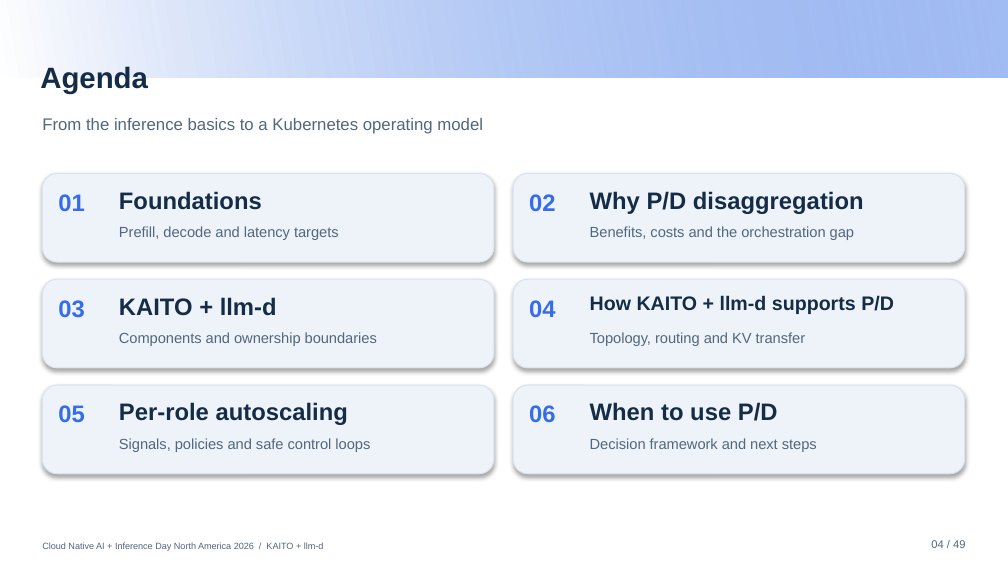
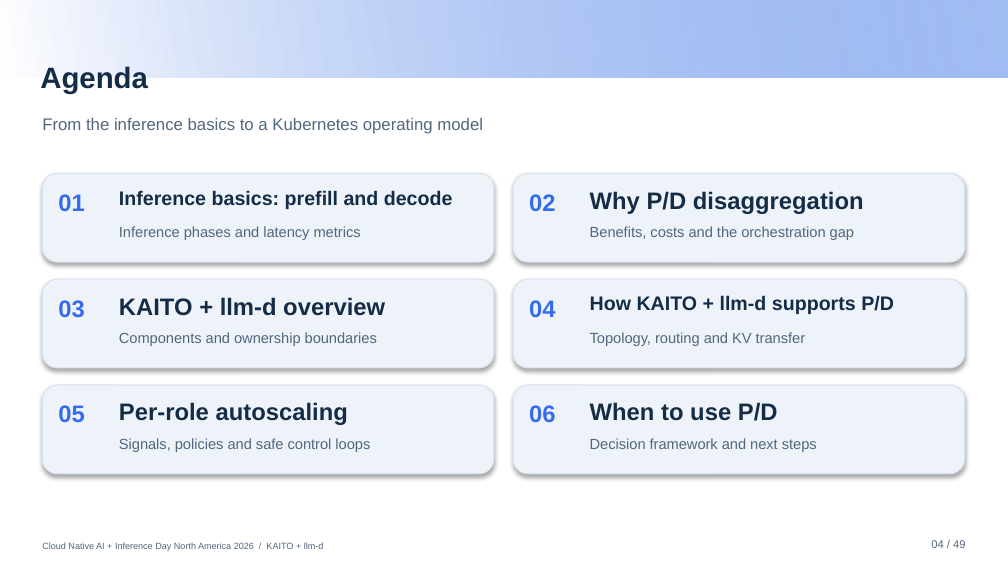
Before and after one commit to andyzhangx/demo, a slide deck: slide 4 of llm/pd-disaggregation/kubecon-na-2026-pd-disaggregation-kaito-llmd.pptx. Drawn at 1008x567 pixels with LibreOffice and Linux fonts; fonts in the diff are those of the drawing; background and template pictures are left out. Boxes give left, top, right and bottom in pixels: in the first picture for what was removed or moved away, otherwise in the second. Text is boxed around its words. In the diff, an @@ line names an element or a change of style, - is before the commit and + after.

Commit message:
Clarify inference basics and KAITO llm-d overview in agenda

```diff
--- a/llm/pd-disaggregation/kubecon-na-2026-pd-disaggregation-kaito-llmd.pptx
+++ b/llm/pd-disaggregation/kubecon-na-2026-pd-disaggregation-kaito-llmd.pptx
@@ text at bbox=[119, 190, 453, 209]: text changed; size 17 to 14 pt @@
-Foundations
+Inference basics: prefill and decode
@@ text at bbox=[119, 226, 361, 240]: text changed @@
-Prefill, decode and latency targets
+Inference phases and latency metrics
@@ text at bbox=[119, 297, 385, 316]: text changed @@
-KAITO + llm-d
+KAITO + llm-d overview
```
